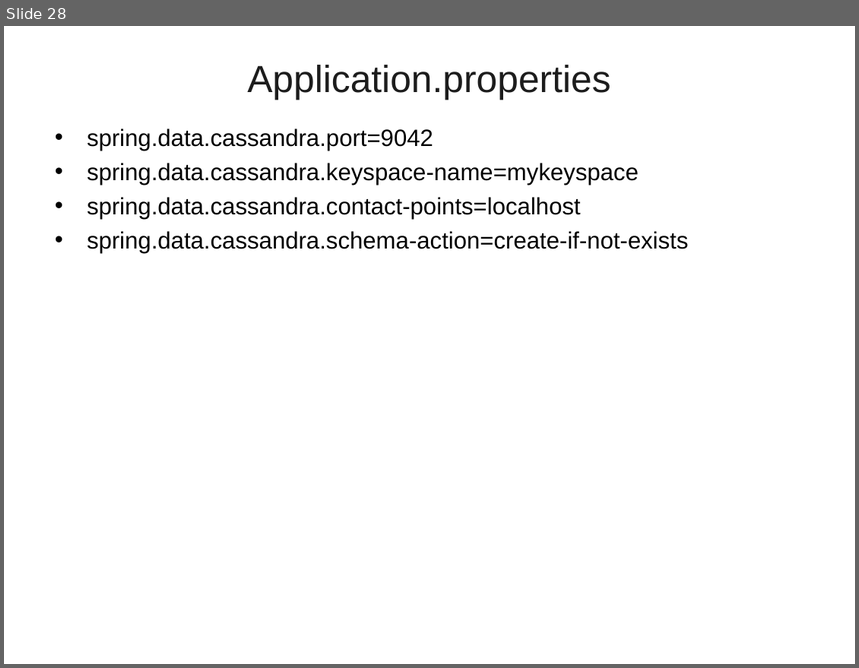
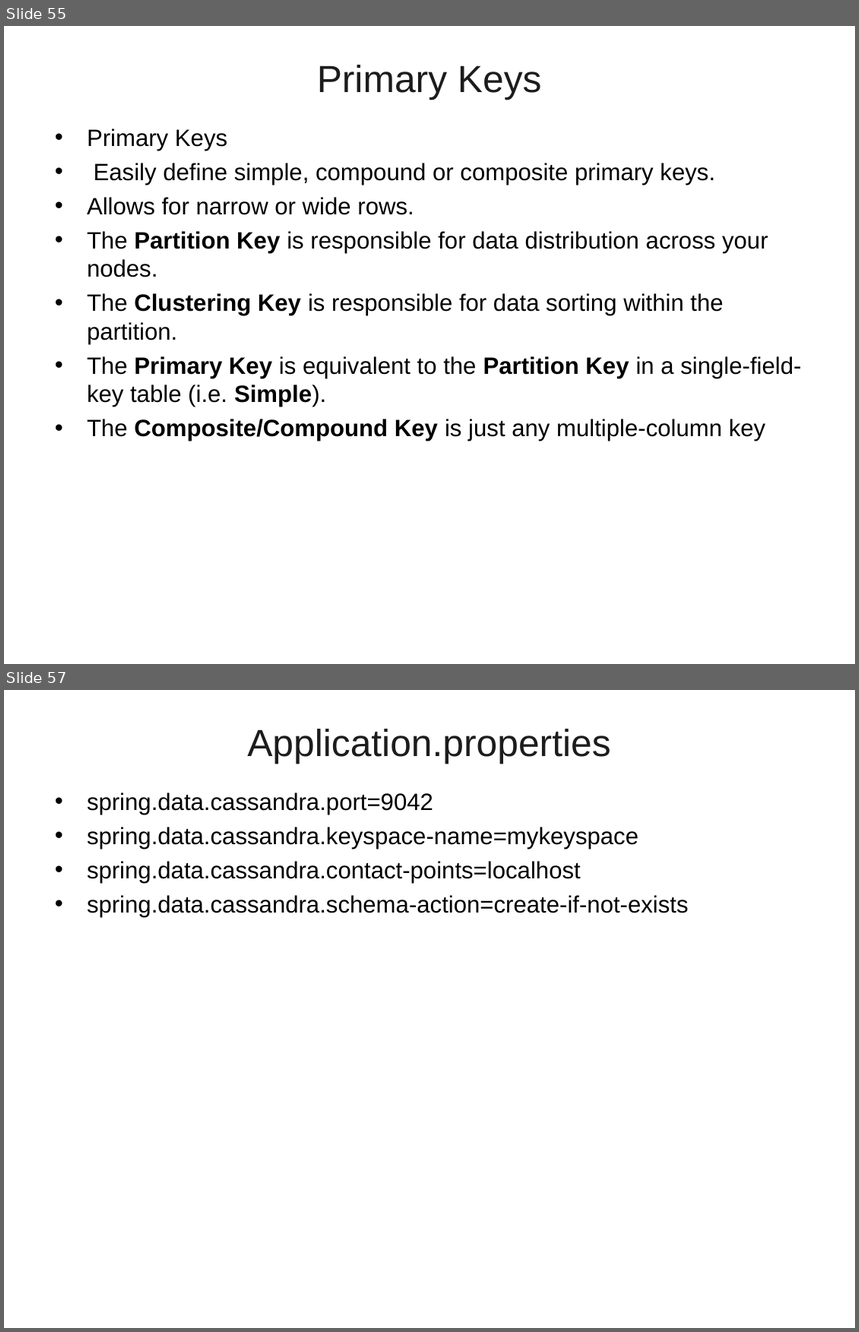
Before and after one commit to vicky-sai/PPTs, a slide deck: SpringData_NoSQL.ppt. Shown one above the other, each under a label of ours: slide 28 before the commit, slides 55 and 57 after it; the slides between them are not shown. The pictures are 859x668 and 859x1332 pixels, drawn with LibreOffice and Linux fonts; fonts in the diff are those of the drawing; background and template pictures are left out. Boxes give left, top, right and bottom in pixels: in the first picture for what was removed or moved away, otherwise in the second. Text is boxed around its words. In the diff, an @@ line names an element or a change of style, - is before the commit and + after.

```diff
--- a/SpringData_NoSQL.ppt
+++ b/SpringData_NoSQL.ppt
@@ slide 55 added at (4,26,855,664), background picture (left out) @@
@@ title added at (317,65,542,100), 32 pt, text #1C1C1C @@
+Primary Keys
@@ text added at (87,129,801,442), 20 pt, text #000000 @@
+• Primary Keys
+• Easily define simple, compound or composite primary keys.
+• Allows for narrow or wide rows.
+• The Partition Key is responsible for data distribution across your nodes.
+• The Clustering Key is responsible for data sorting within the partition.
+• The Primary Key is equivalent to the Partition Key in a single-field-key table (i.e. Simple).
+• The Composite/Compound Key is just any multiple-column key
@@ what was slide 28 is now slide 57 @@
```
Also in this commit, not shown: 1 slide changed, 28 other slides added, 3 slides removed.
